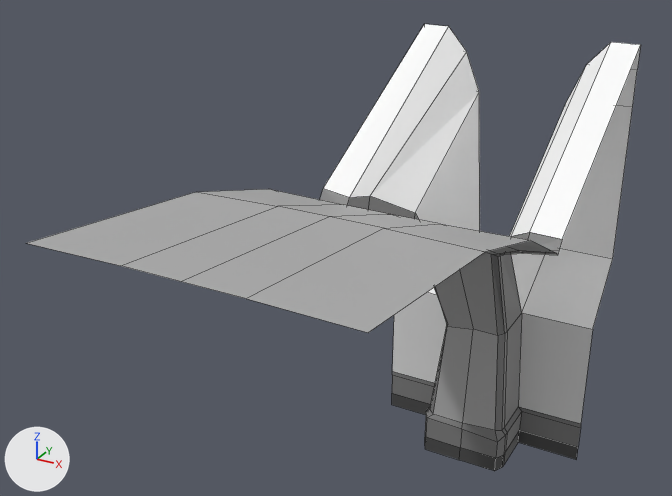
A saved change to the Blender file BlenderFiles/Underground/BakerStreet_Base.blend.
The view is the same before and after, from a camera (50 mm lens) standing at (5.55, -16.59, 12.03) and looking at (-1.26, -4.19, 5.84). The lights are fixed; the arrows at lower left show +X, +Y and +Z. The picture after the commit comes second. Mesh edges are drawn as thin lines.
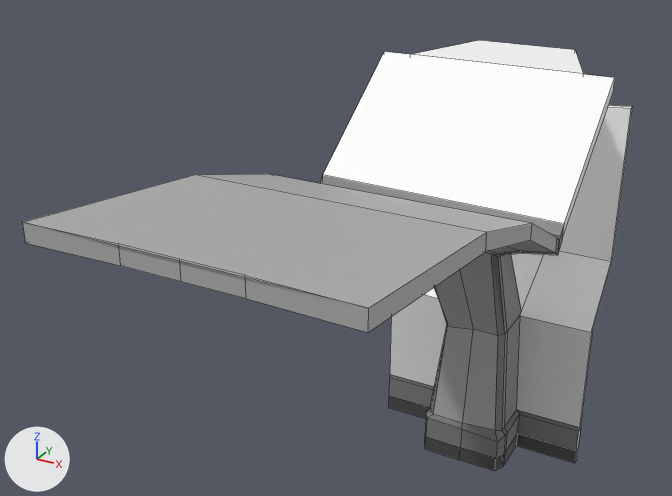
Changed parts and their boxes (x1, y1, x2, y2) in the pictures (672 x 496 px):
```json
{"object": "Cube", "change": "reshaped", "before": [28, 24, 641, 471], "after": [23, 40, 633, 471]}
{"part": 1, "of": "me_cube_001", "change": "built on", "before": [323, 24, 641, 239], "after": [23, 40, 633, 463]}
{"part": 2, "of": "me_cube_001", "change": "surface changed", "before": [392, 106, 633, 460]}
```

Edits to the scene script, one JSON object a line:
```json
{"block": "me_cube_001", "where": "# used by ob_cube; location = (0.0, 0.0, 0.0)"}
{"op": "remove", "block": "me_cube_001", "code": "me_cube_001.from_pydata(...)  # 119 vertices, 96 faces; spans x -2.18..2.16, y -9.79..1.23, z 0.0..8.56"}
{"op": "add", "block": "me_cube_001", "code": "me_cube_001.from_pydata(...)  # 168 vertices, 170 faces; spans x -2.18..2.16, y -9.79..1.23, z 0.0..8.35"}
{"block": "me_cube_001", "change": "me_cube_001 part 1"}
{"block": "me_cube_001", "change": "2 vertices are removed from x -1.64..-1.23, y 1.23, z 8.09..8.56"}
{"block": "me_cube_001", "change": "19 faces are deleted"}
{"block": "me_cube_001", "change": "3 vertices in x -2.18..2.16, y 1.23, z 8.56 move by (0.0, -1.85, -0.48)"}
{"block": "me_cube_001", "change": "3 vertices move from x -2.18..2.16, y 1.23, z 8.09 to x -2.18..2.16, y 1.1..1.23, z 7.4..8.09"}
{"block": "me_cube_001", "change": "4 vertices are added at (-0.98, 1.23, 8.09), (-1.64, -0.62, 8.08), (-0.98, 1.23, 8.35), (-1.64, -0.62, 8.34)"}
{"block": "me_cube_001", "change": "26 new vertices lie (0.0, -0.13, 0.0) away from vertices in x -2.18..2.16, y 0.15..1.23, z 0.0..7.3"}
{"block": "me_cube_001", "change": "16 new vertices lie (0.0, 0.0, 0.26) away from vertices in x -2.18..2.16, y -9.79..1.23, z 6.15..8.56"}
{"block": "me_cube_001", "change": "5 new vertices lie (0.0, 0.0, 0.25) away from vertices in x -2.18..2.16, y -3.2..-3.0, z 6.06..6.26"}
{"block": "me_cube_001", "change": "93 new faces join them"}
{"block": "me_cube_001", "change": "me_cube_001 part 2: 12 kept faces spanning x -2.18..2.16, y 0.15..1.23, z 0.0..7.4 get new texture (UV) coordinates"}
```
